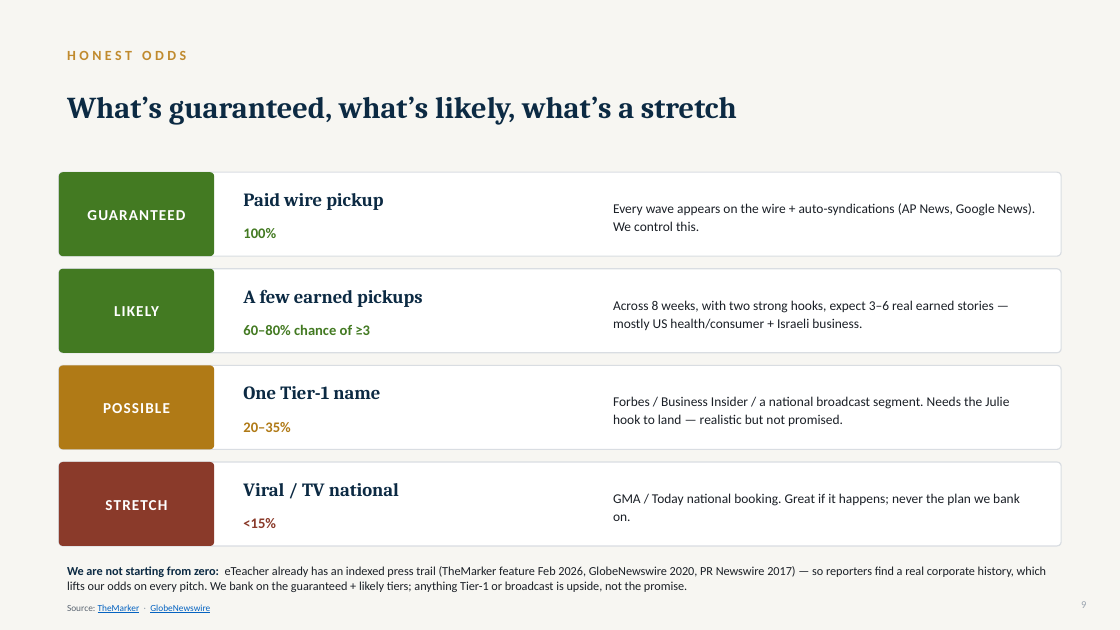
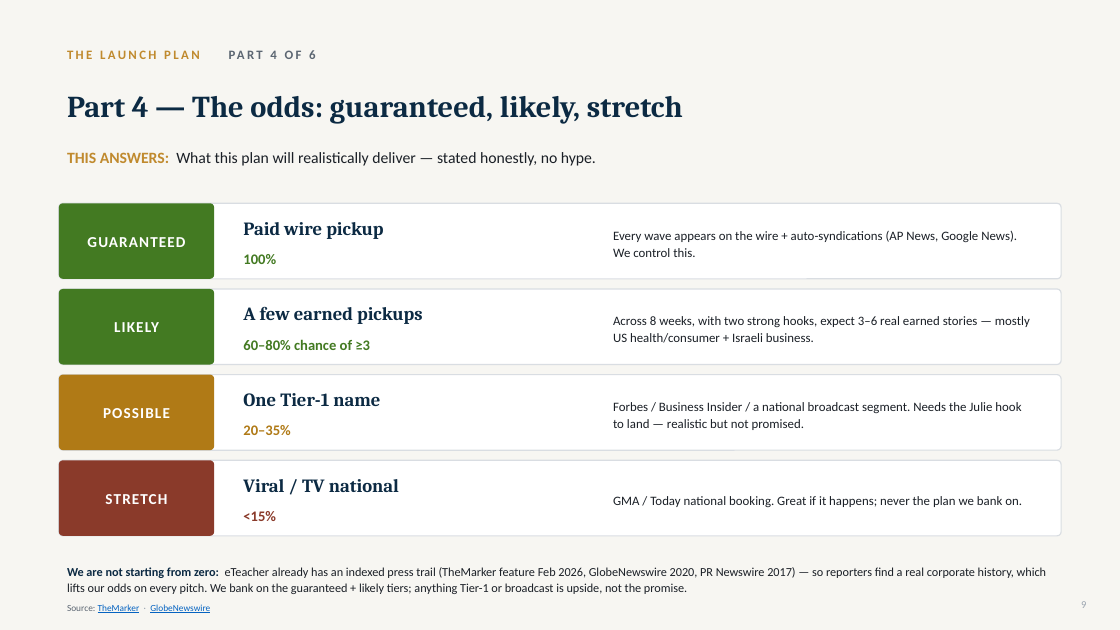
Before and after one commit to gitteromri-ux/eteacher-longevity-pr-campaign, a slide deck: slide 9 of eTeacher_Longevity_PR_Campaign.pptx. Drawn at 1120x630 pixels with LibreOffice and Linux fonts; fonts in the diff are those of the drawing. Boxes give left, top, right and bottom in pixels: in the first picture for what was removed or moved away, otherwise in the second. Text is boxed around its words. In the diff, an @@ line names an element or a change of style, - is before the commit and + after.

Commit message:
Rewrite opening plan into clear 6-part numbered narrative with MAP slide

```diff
--- a/eTeacher_Longevity_PR_Campaign.pptx
+++ b/eTeacher_Longevity_PR_Campaign.pptx
@@ text at (67, 50, 315, 59): text changed; size 12 to 11 pt @@
-HONEST ODDS
+THE LAUNCH PLAN PART 4 OF 6
@@ text at (67, 96, 683, 124): text changed @@
-What’s guaranteed, what’s likely, what’s a stretch
+Part 4 — The odds: guaranteed, likely, stretch
@@ text added at (67, 152, 596, 166), 13.5 pt, text #1A1F26 @@
+THIS ANSWERS: What this plan will realistically deliver — stated honestly, no hype.
@@ text "GUARANTEED": place and size @@
-text "GUARANTEED" at (87, 210, 185, 220)
+text "GUARANTEED" at (87, 237, 185, 247)
@@ proportions changed in 8 elements at (59, 375, 1061, 450), (59, 460, 1061, 536), (59, 375, 214, 450), (59, 460, 214, 536), (59, 289, 1061, 365), (59, 289, 214, 365), (59, 203, 1061, 279), (59, 203, 214, 279) @@
@@ rounded rectangle: place and size @@
-rounded rectangle at (59, 172, 1061, 256)
+rounded rectangle at (59, 203, 1061, 279)
@@ rounded rectangle: place and size @@
-rounded rectangle at (59, 172, 214, 256)
+rounded rectangle at (59, 203, 214, 279)
@@ text "Paid wire pickup": place and size @@
-text "Paid wire pickup" at (243, 193, 383, 210)
+text "Paid wire pickup" at (243, 222, 383, 239)
@@ size 11.5 to 11 pt; line spacing 1.12 to 1.1 in 4 elements at (613, 402, 1021, 430), (613, 496, 1022, 507), (613, 316, 1030, 343), (613, 231, 1017, 257) @@
@@ text "Every wave appears on the ...": place and size @@
-text "Every wave appears on the ..." at (613, 203, 1036, 231)
+text "Every wave appears on the ..." at (613, 231, 1017, 257)
@@ text "100%": place and size @@
-text "100%" at (243, 228, 276, 238)
+text "100%" at (243, 254, 276, 264)
@@ text "LIKELY": place and size @@
-text "LIKELY" at (114, 306, 159, 316)
+text "LIKELY" at (114, 322, 159, 332)
@@ rounded rectangle: place and size @@
-rounded rectangle at (59, 269, 1061, 353)
+rounded rectangle at (59, 289, 1061, 365)
@@ rounded rectangle: place and size @@
-rounded rectangle at (59, 269, 214, 353)
+rounded rectangle at (59, 289, 214, 365)
@@ text "A few earned pickups": place and size @@
-text "A few earned pickups" at (243, 289, 423, 307)
+text "A few earned pickups" at (243, 306, 423, 324)
@@ text "Across 8 weeks, with two ...": place and size @@
-text "Across 8 weeks, with two ..." at (613, 300, 994, 330)
+text "Across 8 weeks, with two ..." at (613, 316, 1030, 343)
@@ text "60–80% chance of ≥3": place and size @@
-text "60–80% chance of ≥3" at (243, 324, 370, 335)
+text "60–80% chance of ≥3" at (243, 339, 370, 350)
@@ text "POSSIBLE": place and size @@
-text "POSSIBLE" at (103, 403, 170, 413)
+text "POSSIBLE" at (103, 408, 170, 418)
@@ rounded rectangle: place and size @@
-rounded rectangle at (59, 365, 1061, 450)
+rounded rectangle at (59, 375, 1061, 450)
@@ rounded rectangle: place and size @@
-rounded rectangle at (59, 365, 214, 450)
+rounded rectangle at (59, 375, 214, 450)
@@ text "One Tier-1 name": place and size @@
-text "One Tier-1 name" at (243, 386, 380, 400)
+text "One Tier-1 name" at (243, 393, 380, 407)
@@ text "STRETCH": place and size @@
-text "STRETCH" at (105, 500, 167, 510)
+text "STRETCH" at (105, 494, 167, 504)
@@ rounded rectangle: place and size @@
-rounded rectangle at (59, 462, 1061, 546)
+rounded rectangle at (59, 460, 1061, 536)
@@ rounded rectangle: place and size @@
-rounded rectangle at (59, 462, 214, 546)
+rounded rectangle at (59, 460, 214, 536)
@@ text "Viral / TV national": place and size @@
-text "Viral / TV national" at (243, 483, 399, 496)
+text "Viral / TV national" at (243, 479, 399, 492)
@@ text "<15%": place and size @@
-text "<15%" at (243, 518, 276, 528)
+text "<15%" at (243, 511, 276, 521)
```
Also in this commit, not shown: 6 other slides changed, 1 slide added, 1 slide removed.
